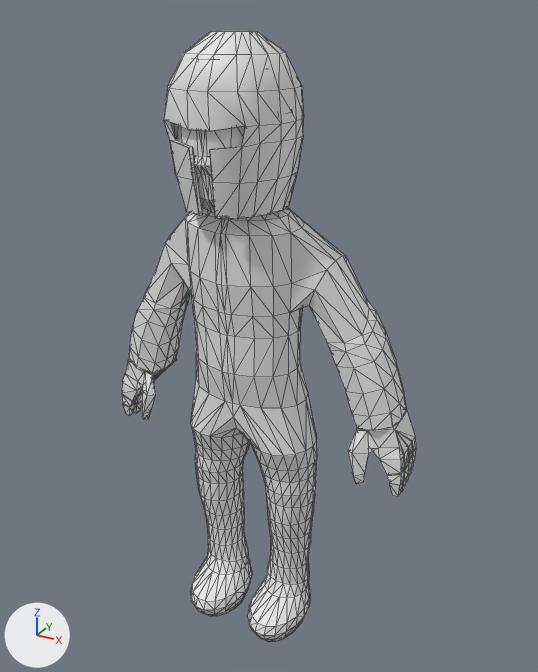
One commit to the FBX model badboi.FBX: the scene before it, then after it.
One viewpoint serves both versions: a 50 mm camera at (0.944, -1.559, 1.818) aimed at (0.046, 0.074, 1.001). The axes (+X, +Y, +Z) are drawn at lower left. The lights are the same throughout. Mesh edges are drawn as thin lines. Where no turn or scale is listed for an object, it has been applied to the vertices.

The scene before the commit, as lines of its bpy script (objects in view):
```python
me_mesh = bpy.data.meshes.new('Mesh')
me_mesh.from_pydata(...)  # 1443 vertices, 2882 faces; spans x -0.46..0.46, y -0.19..0.13, z -0.66..1.04
me_mesh_001 = bpy.data.meshes.new('Mesh.001')
me_mesh_001.from_pydata(...)  # 200 vertices, 390 faces; spans x -0.16..0.16, y -0.159..0.159, z -0.215..0.182
ob_body = bpy.data.objects.new('Body', me_mesh)
ob_body.location = (0.003, 0.034, 0.715)
ob_cylinder001 = bpy.data.objects.new('Cylinder001', me_mesh_001)
ob_cylinder001.location = (-0.002, 0.0, 1.589)
```
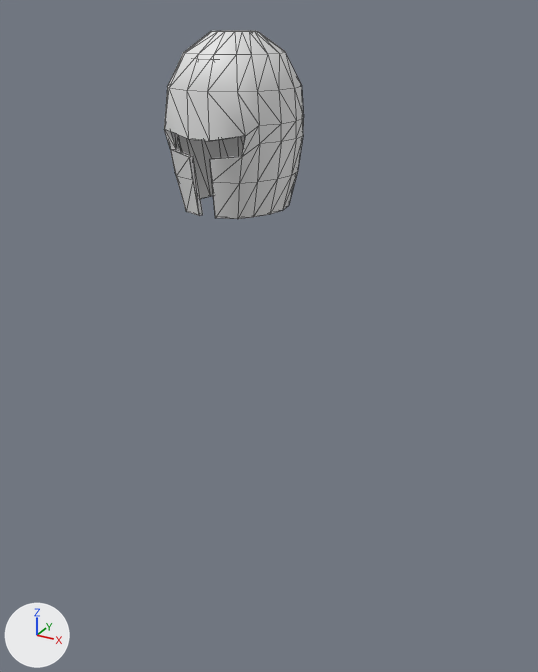
Edits to the bpy script that builds the scene:
```text
Remove ob_body:
    ob_body = bpy.data.objects.new('Body', me_mesh)
    ob_body.location = (0.003, 0.034, 0.715)
```

Location of each change, [x1, y1, x2, y2] in pixels of the pictures (538 x 672 px):
'Body', deleted
    before: [122, 124, 416, 641]
